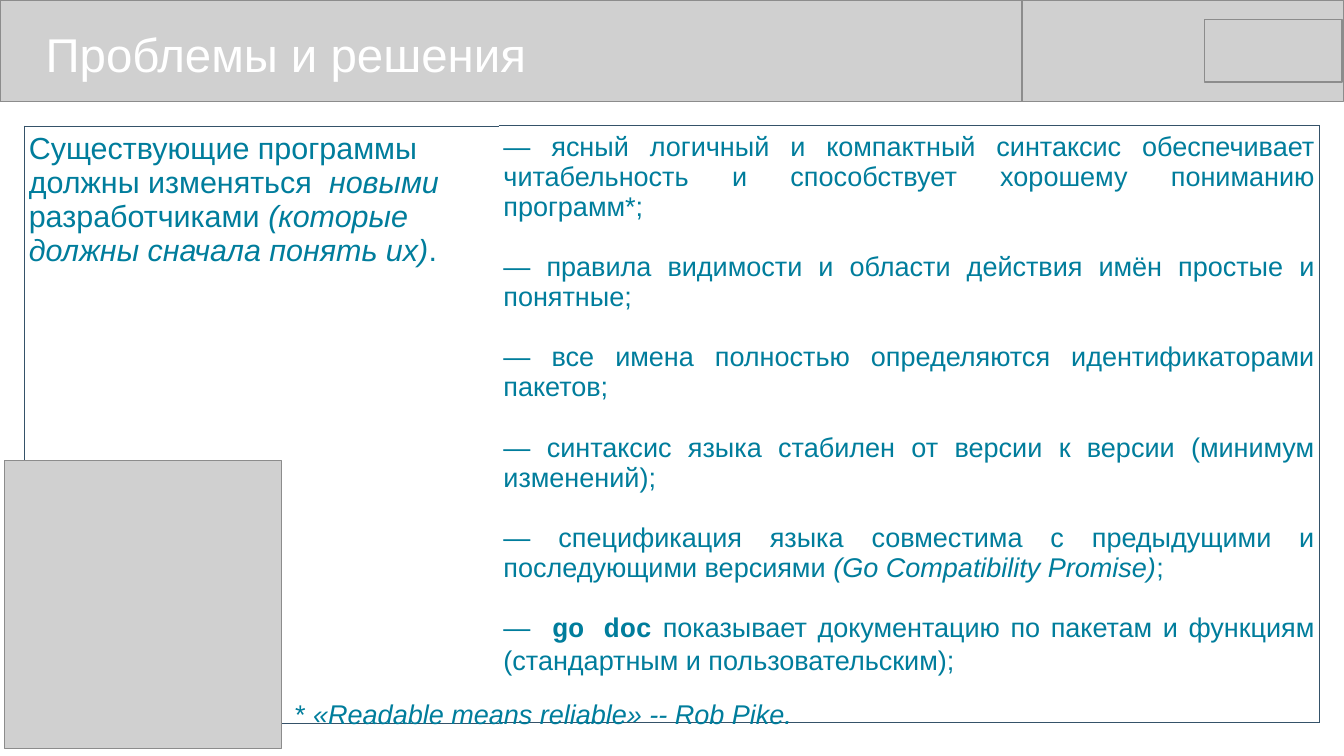
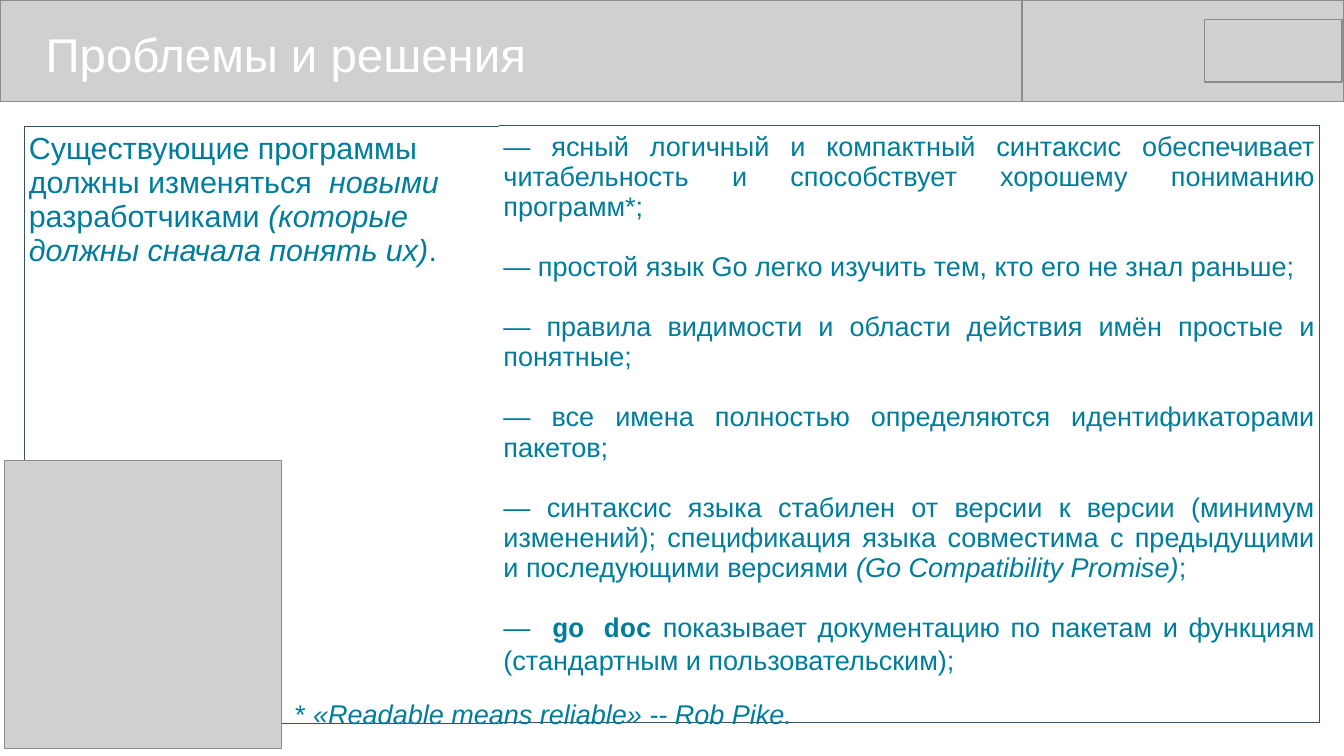
Before and after one commit to mike-shock/Go_language, a slide deck: slide 8 of view/Go_View.odp. Drawn at 1344x756 pixels with LibreOffice and Linux fonts; fonts in the diff are those of the drawing; grey boxes stand for pictures. Boxes give left, top, right and bottom in pixels: in the first picture for what was removed or moved away, otherwise in the second. Text is boxed around its words. In the diff, an @@ line names an element or a change of style, - is before the commit and + after.

```diff
--- a/view/Go_View.odp
+++ b/view/Go_View.odp
@@ table at [24, 126, 1321, 679] @@
-row 1, column 2: — ясный логичный и компактный синтаксис обеспечивает читабельность и способствует хорошему пониманию программ*; / — правила видимости и области действия имён простые и понятные; / — все имена полностью определяются идентификаторами пакетов; / — синтаксис языка стабилен от версии к версии (минимум изменений); / — спецификация языка совместима с предыдущими и последующими версиями (Go Compatibility Promise); / — go doc показывает документацию по пакетам и функциям (стандартным и пользовательским);
+row 1, column 2: — ясный логичный и компактный синтаксис обеспечивает читабельность и способствует хорошему пониманию программ*; / — простой язык Go легко изучить тем, кто его не знал раньше; / — правила видимости и области действия имён простые и понятные; / — все имена полностью определяются идентификаторами пакетов; / — синтаксис языка стабилен от версии к версии (минимум изменений); спецификация языка совместима с предыдущими и последующими версиями (Go Compatibility Promise); / — go doc показывает документацию по пакетам и функциям (стандартным и пользовательским);
```
Also in this commit, not shown: 1 other slide changed.
